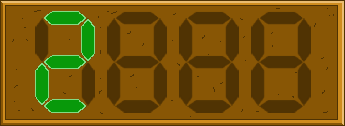
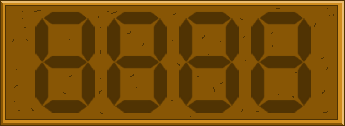
The second (345, 126) image is a revision of the first. Changes to its layers:
hid "Two 7seg", painted on it over [22,11,95,113]
hid "One 7seg", painted on it over [22,11,95,113]
painted on "Layer 1" over [22,11,95,113]
